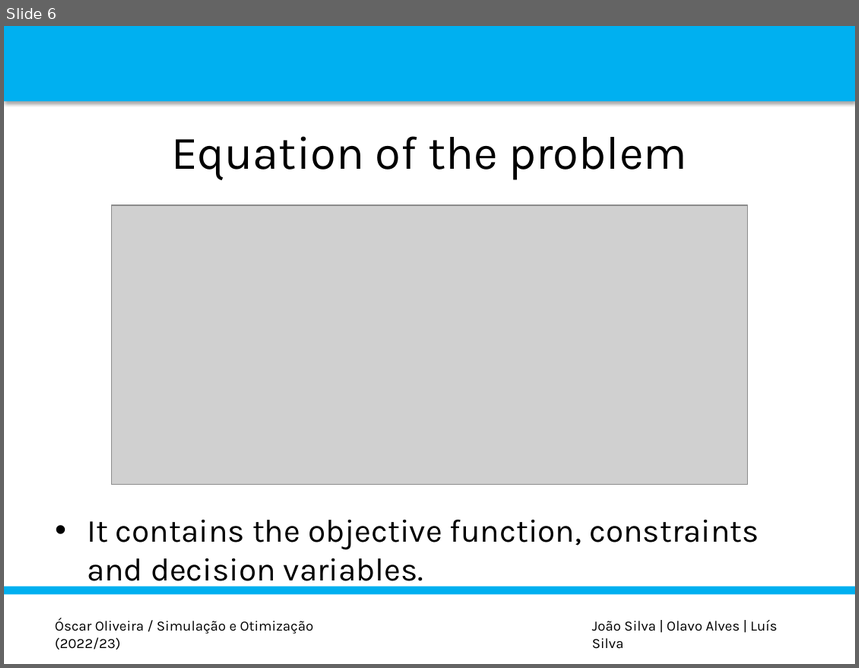
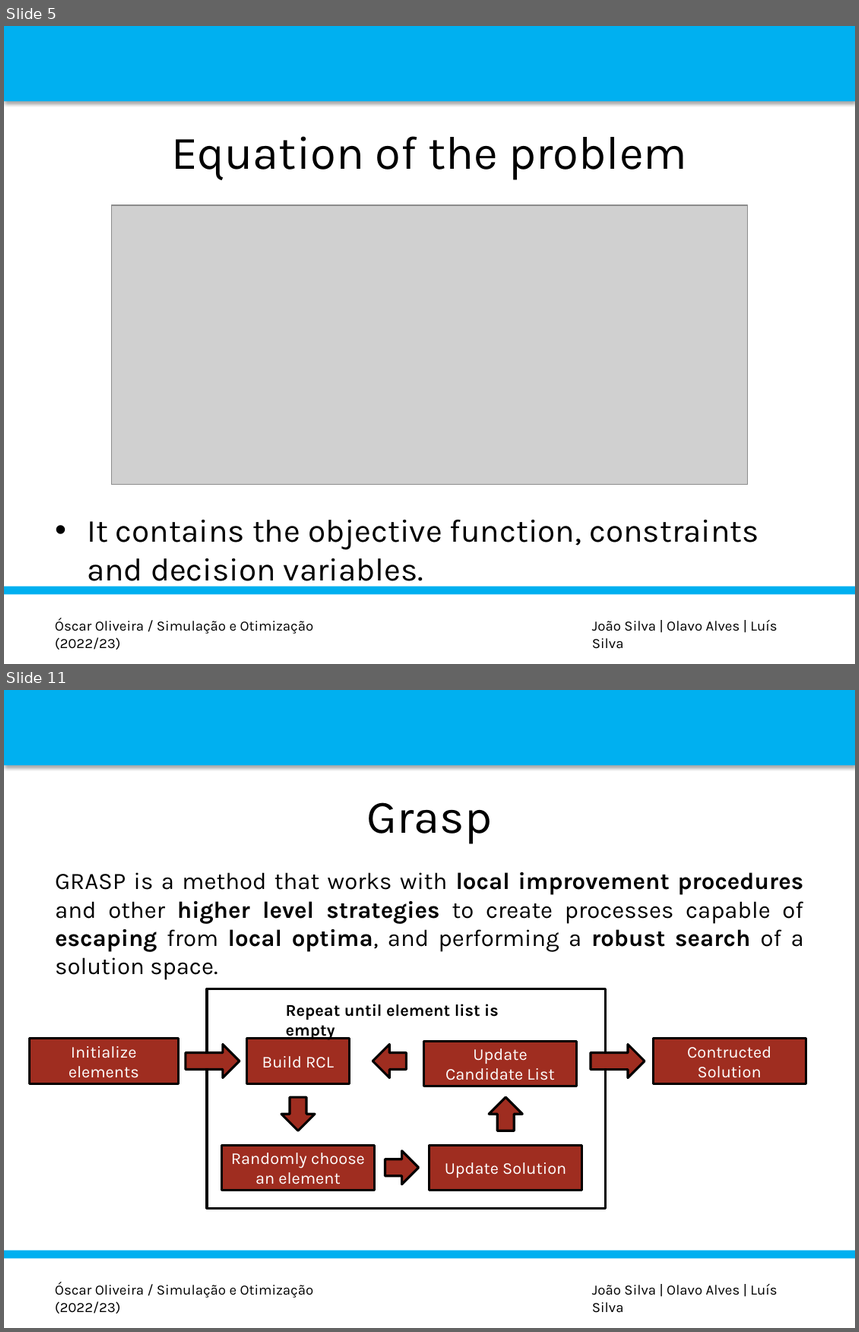
Before and after one commit to luispedro30/SO_trabalho, a slide deck: P_POINT_SO.pptx. Shown one above the other, each under a label of ours: slide 6 before the commit, slides 5 and 11 after it; the slides between them are not shown. The pictures are 859x668 and 859x1332 pixels, drawn with LibreOffice and Linux fonts; fonts in the diff are those of the drawing; grey boxes stand for pictures; background and template pictures are left out. Boxes give left, top, right and bottom in pixels: in the first picture for what was removed or moved away, otherwise in the second. Text is boxed around its words. In the diff, an @@ line names an element or a change of style, - is before the commit and + after.

```diff
--- a/P_POINT_SO.pptx
+++ b/P_POINT_SO.pptx
@@ slide 11 added at <box>4,690,855,1328</box>, background #FFFFFF; not listed: 2 template elements that a slide beside it also shows @@
@@ title added at <box>367,802,492,844</box>, 39.6 pt, text #000000 @@
+Grasp
@@ text added at <box>55,872,804,980</box>, 20 pt, text #000000 @@
+GRASP is a method that works with local improvement procedures and other higher level strategies to create processes capable of escaping from local optima, and performing a robust search of a solution space.
@@ rectangle added at <box>424,1042,576,1087</box>, fill #9F2D20, outline #000000 2 pt, 14 pt, text #FFFFFF @@
+Update Candidate List
@@ group added at <box>30,989,806,1208</box>: 6 rectangles, 6 down arrows, 1 text @@
+Build RCL
+Initialize elements
+Randomly choose an element
+Update Solution
+Contructed Solution
+Repeat until element list is empty
@@ text added at <box>55,1283,314,1314</box>, 12 pt, text #000000 @@
+Óscar Oliveira / Simulação e Otimização (2022/23)
@@ text added at <box>592,1284,777,1313</box>, 12 pt, text #000000 @@
+João Silva | Olavo Alves | Luís Silva
@@ what was slide 6 is now slide 5 @@
```
Also in this commit, not shown: 6 slides changed, 6 other slides added, 1 other file.
